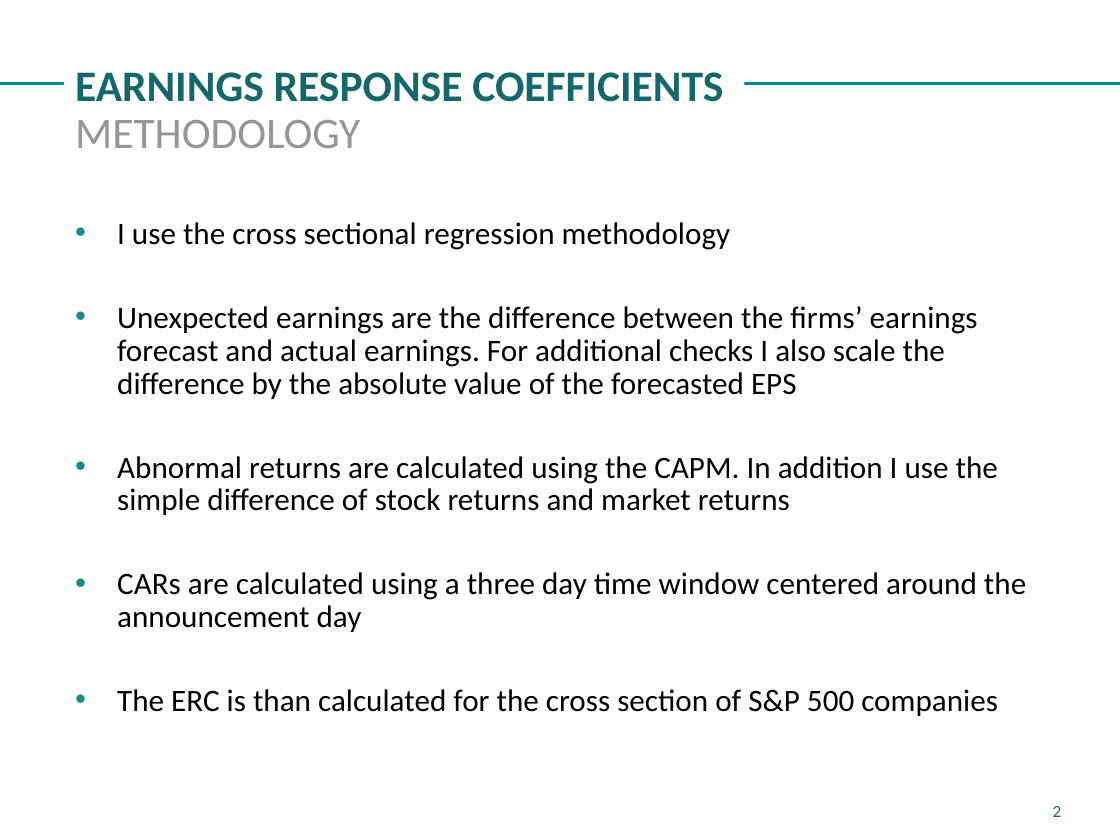
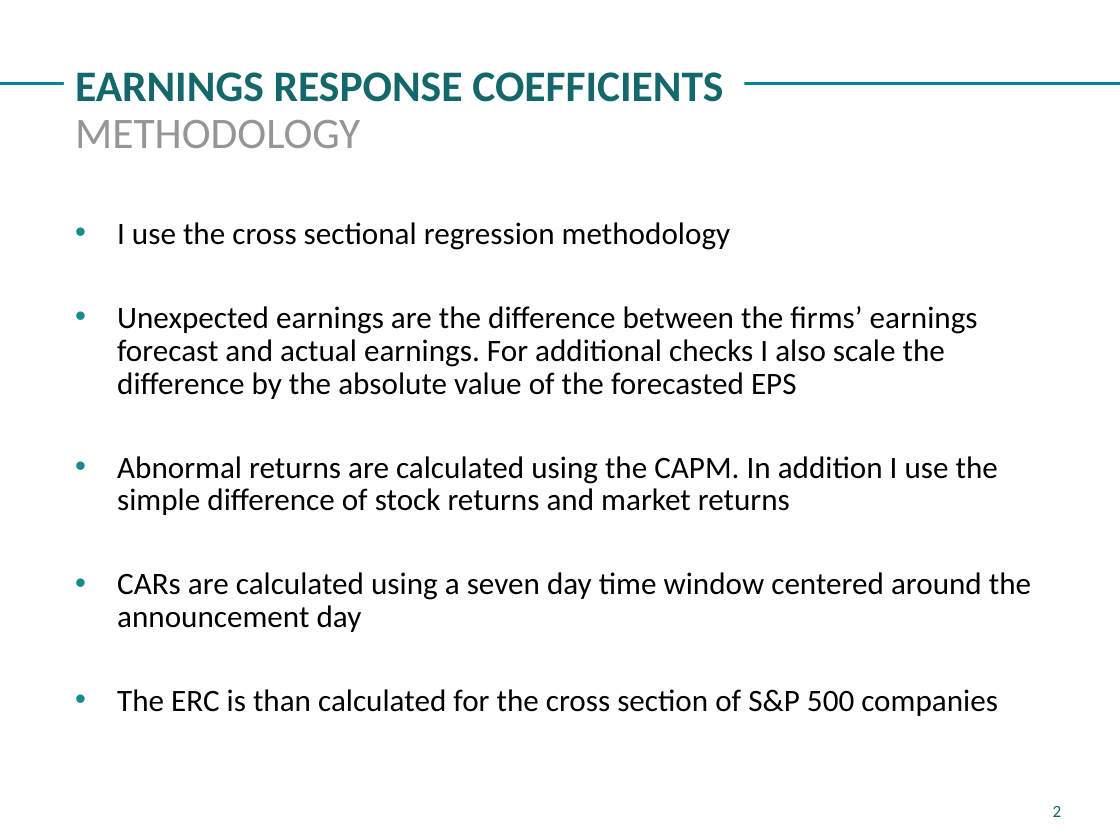
Before and after one commit to Jonas-Materna/ERC, a slide deck: slide 3 of Slides.pptx. Drawn at 1120x840 pixels with LibreOffice and Linux fonts; fonts in the diff are those of the drawing. Boxes give left, top, right and bottom in pixels: in the first picture for what was removed or moved away, otherwise in the second. Text is boxed around its words. In the diff, an @@ line names an element or a change of style, - is before the commit and + after.

```diff
--- a/Slides.pptx
+++ b/Slides.pptx
@@ text at (117,572,1031,632): text changed @@
-• CARs are calculated using a three day time window centered around the announcement day
+• CARs are calculated using a seven day time window centered around the announcement day
```
Also in this commit, not shown: 2 other slides changed, 1 slide added, 1 other file.
